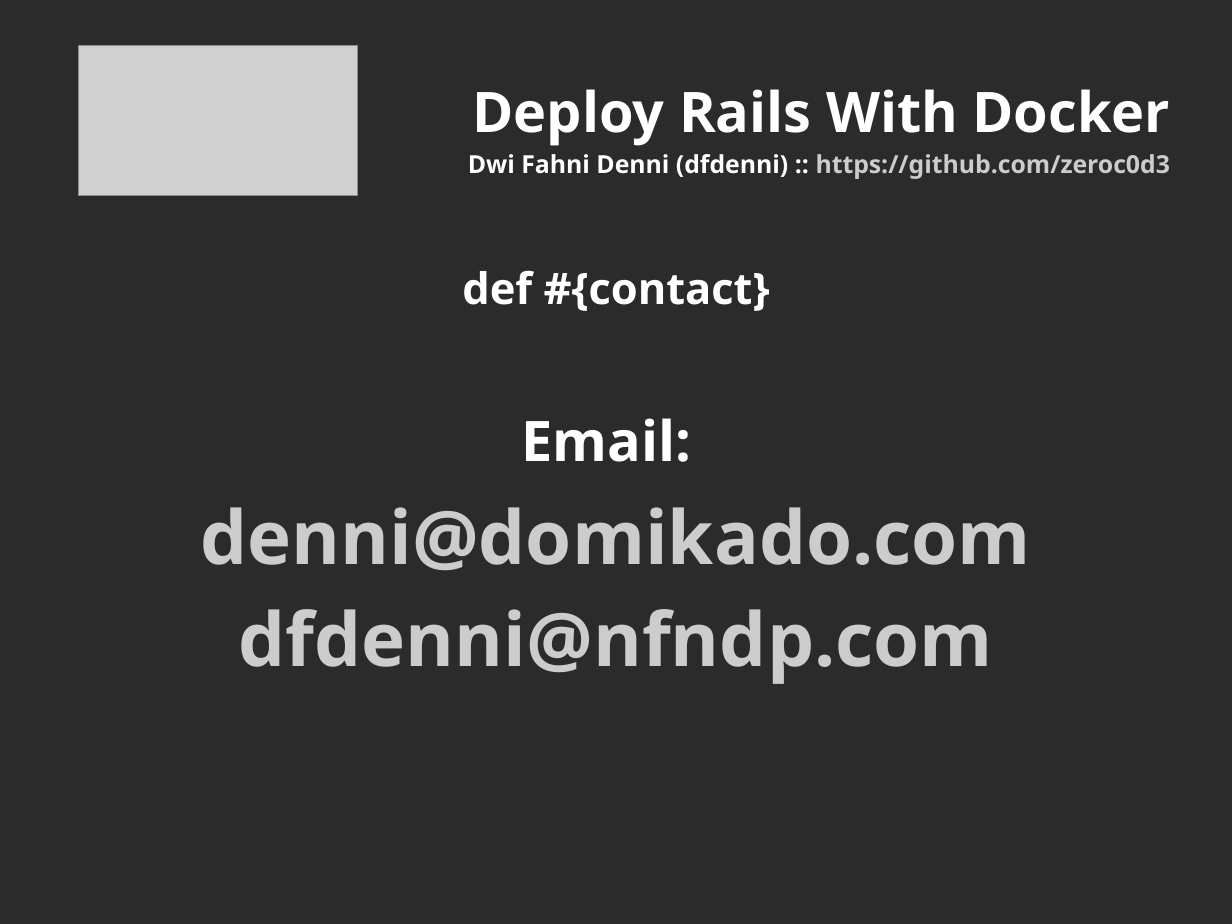
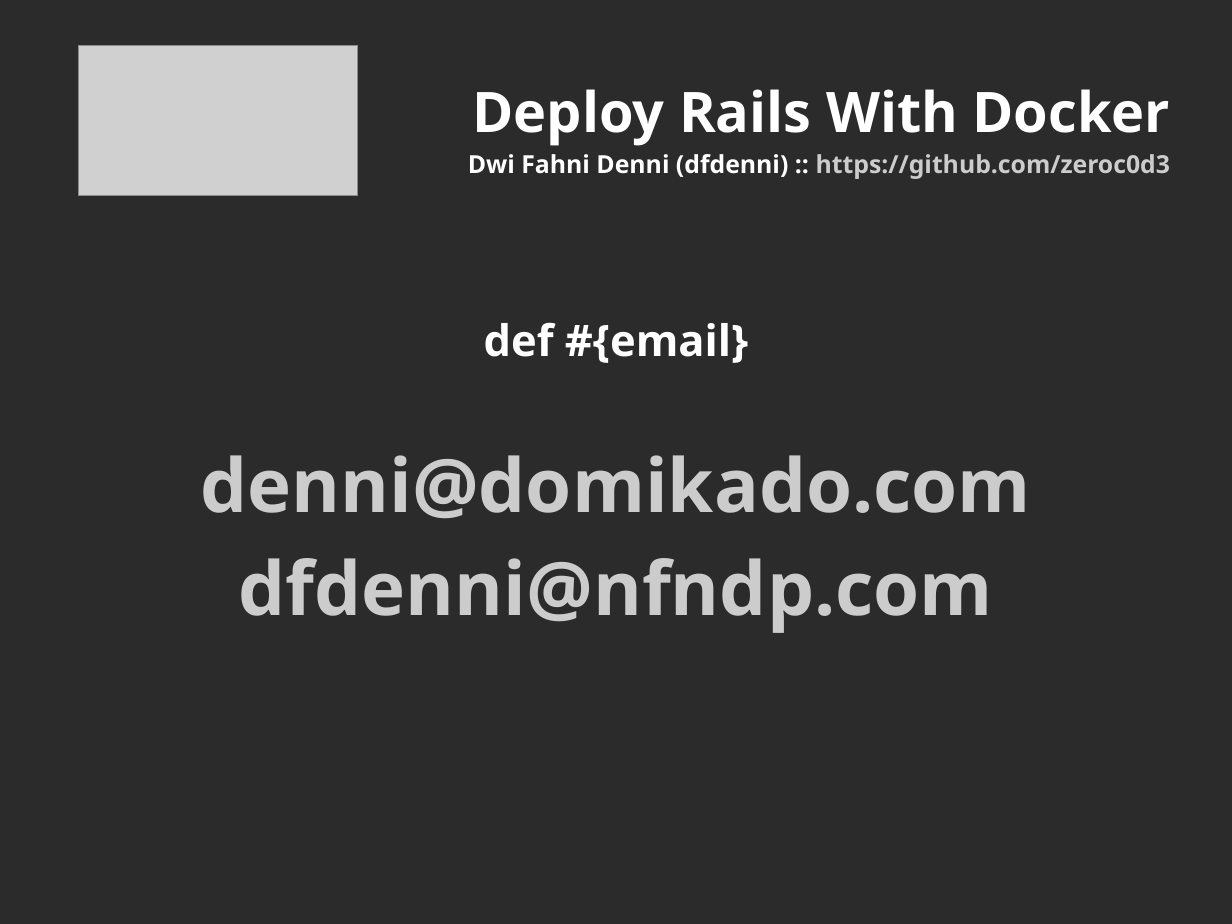
Before and after one commit to zeroc0d3/id-ruby-docker-rails, a slide deck: slide 24 of docs/docker_rails.odp (slide 21 before the commit). Drawn at 1232x924 pixels with LibreOffice and Linux fonts; fonts in the diff are those of the drawing; grey boxes stand for pictures; background and template pictures are left out; a plain dark background stands for a picture behind light text. Boxes give left, top, right and bottom in pixels: in the first picture for what was removed or moved away, otherwise in the second. Text is boxed around its words. In the diff, an @@ line names an element or a change of style, - is before the commit and + after.

```diff
--- a/docs/docker_rails.odp
+++ b/docs/docker_rails.odp
@@ subtitle "def #{email}": place and size @@
-subtitle "def #{email}" at box(200, 270, 1031, 684)
+subtitle "def #{email}" at box(200, 322, 1031, 633)
@@ subtitle at box(484, 322, 748, 363): text changed @@
-def #{contact}
-Email:
+def #{email}
```
Also in this commit, not shown: 8 other slides changed, 3 slides added, 1 other file.
